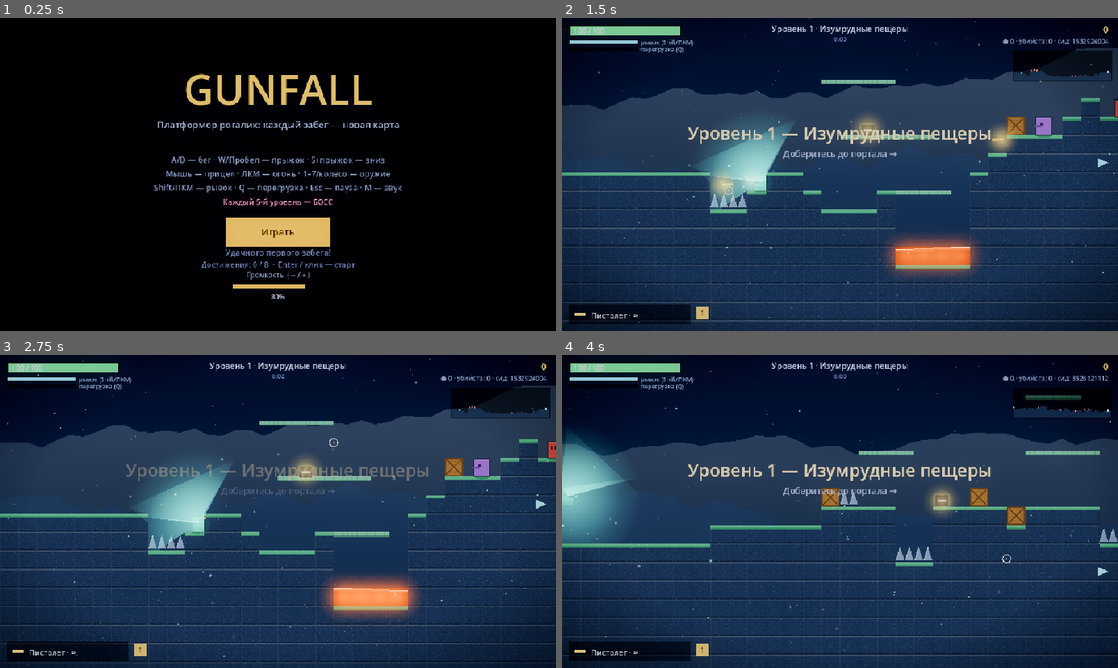
Above: before the commit, frames 1-4 (two rows, left to right).
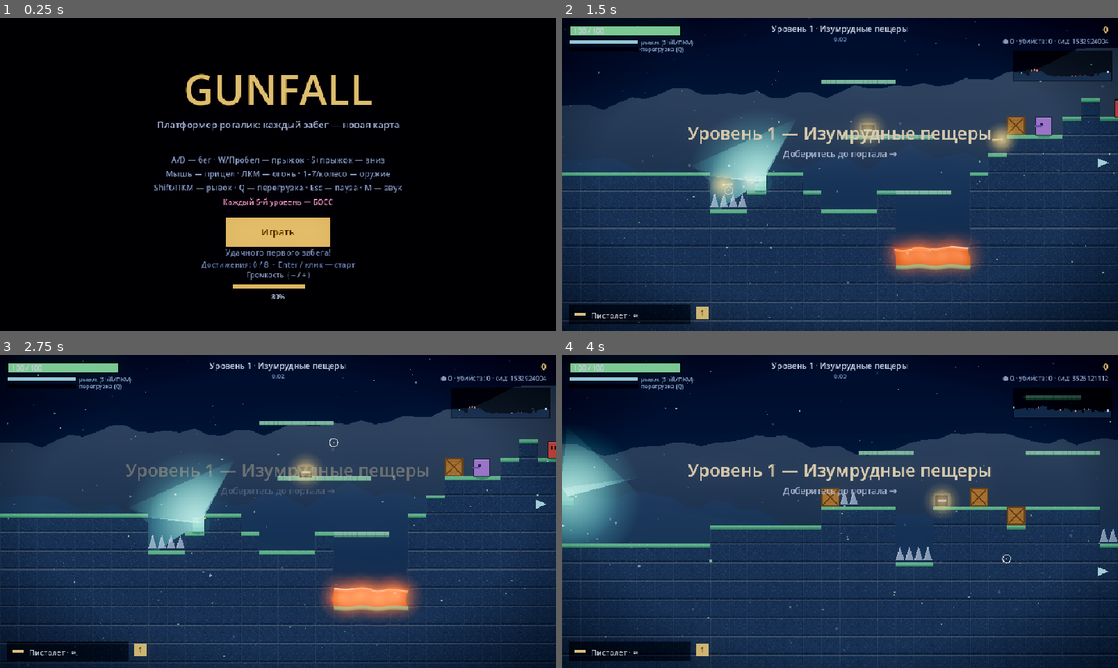
Above: after the commit, the same moments.

Repository: agent-carl/probable-enigma
Game: Godot game, scene res://Main.tscn
The game is run twice, just before and just after one commit, with the same random seed, the same clock (stepped at 60 frames per second) and the same inputs.
Inputs (mouse positions are in pixels of both pictures, inside the frame that each line leads up to):
- Up to frame 1 (0.25 s): no input
- Up to frame 2 (1.5 s): tap Enter at 0.5 s; move the mouse to (962, 158) at 0.52 s; hold D 0.53-1.28 s; hold Shift 0.53-1.28 s; click (962, 158) at 0.67 s; tap Space at 0.77, 1.07 s; move the mouse to (728, 190) at 1.27 s; hold S from 1.28 s (still down); tap Q at 1.35 s; click (728, 190) at 1.42 s
- Up to frame 3 (2.75 s): tap Space at 1.52, 1.82 s; move the mouse to (333, 442) at 2.02 s; release S at 2.03 s; hold D from 2.03 s (still down); tap 1 at 2.1 s; click (333, 442) at 2.17 s
- Up to frame 4 (4 s): move the mouse to (812, 574) at 2.77 s; release D at 2.78 s; hold W 2.78-3.53 s; tap P at 2.85 s; click (812, 574) at 2.92 s; tap Space at 3.02, 3.32, 3.77 s; move the mouse to (1006, 558) at 3.52 s; hold A from 3.53 s (still down); tap M at 3.6 s; click (1006, 558) at 3.67 s

The runs differ from the first frame. In frame 2, 0.2% of the frame differs, in the area x 57-75%, y 72-85%; in frame 3, 0.2%; in frame 4, less than 0.1%.

Commit message:
Screen-space post FX: heat haze, explosion refraction, aberration
Add a full-screen canvas shader (on a CanvasLayer, reading the screen
via hint_screen_texture) that distorts the rendered frame:
- heat-haze shimmer over on-screen lava cells,
- refraction ripples radiating from explosion/ult shockwaves,
- chromatic aberration that spikes on player damage and decays.

Source positions/radii are pushed each frame as uniform arrays (capped
16 lava, 8 ripples). Created only on non-headless; the headless suite
is unaffected. Verified under GL Compatibility: screen renders intact,
ripples warp nearby content, lava edges shimmer.

Co-Authored-By: Claude Opus 4.8 <noreply@anthropic.com>
Claude-Session: https://claude.ai/code/session_01CUUtNpiNcdpS7KL7R6tZmp

Diff:
--- a/godot/Game.gd
+++ b/godot/Game.gd
@@ -153,6 +153,10 @@
 var light_tex: GradientTexture2D = null  # мягкий радиальный «фонарик» для динамического света
 var world_env: WorldEnvironment = null   # HDR-bloom (свечение ярких источников)
 var bloom_on := true                     # переключатель свечения (в паузе)
+var fx_layer: CanvasLayer = null         # слой полноэкранного пост-эффекта (искажения)
+var fx_rect: ColorRect = null
+var fx_mat: ShaderMaterial = null
+var aberration := 0.0                    # хром. аберрация при уроне (затухает)
 var ground_tex: ImageTexture = null   # пиксель-текстура камня
 var grass_tex: ImageTexture = null    # текстура травянистой кромки
 var plat_tex: ImageTexture = null     # текстура односторонней платформы
@@ -208,6 +212,7 @@
 	_load_settings()
 	if DisplayServer.get_name() != "headless":
 		_setup_bloom()
+		_setup_fx()
 	_apply_volume()
 	if not test_mode and DisplayServer.get_name() != "headless":
 		_setup_audio()
@@ -248,6 +253,7 @@
 		return
 	gather_input()
 	sim_step()
+	_update_fx()
 	queue_redraw()
 
 func _demo_step() -> void:
@@ -326,6 +332,7 @@
 		shop_continue()
 	if state == "dead" and not ("--dead" in OS.get_cmdline_args()):
 		start_run(12345 + demo_frame, "DEMO")
+	_update_fx()
 	queue_redraw()
 	demo_frame += 1
 	if demo_frame in [90, 150, 210]:
@@ -1254,6 +1261,7 @@
 	P.vx = clampf(P.vx + from_dir * 4.0, -8, 8)
 	P.vy = min(P.vy, -4.0)
 	shake = min(14.0, shake + 7.0)
+	aberration = min(1.0, aberration + 0.9)
 	play_sfx("hurt")
 	# индикатор направления источника урона
 	var ang: float
@@ -2588,6 +2596,97 @@
 	if world_env and world_env.environment:
 		world_env.environment.glow_enabled = bloom_on
 
+const FX_SHADER := """
+shader_type canvas_item;
+uniform sampler2D screen_tex : hint_screen_texture, filter_linear;
+uniform vec2 screen_size;
+uniform float t;
+uniform float aberration;
+uniform int heat_count;
+uniform vec4 heat_pts[16];   // xy=пиксель, z=радиус, w=сила
+uniform int ripple_count;
+uniform vec4 ripples[8];     // xy=центр, z=радиус, w=сила
+void fragment() {
+	vec2 uv = SCREEN_UV;
+	vec2 px = uv * screen_size;
+	vec2 off = vec2(0.0);
+	for (int i = 0; i < heat_count; i++) {
+		vec4 h = heat_pts[i];
+		float d = distance(px, h.xy);
+		if (d < h.z) {
+			float f = 1.0 - d / h.z;
+			off.x += sin(px.y * 0.13 + t * 4.2) * f * h.w;
+			off.y += cos(px.x * 0.11 + t * 3.1) * f * h.w * 0.6;
+		}
+	}
+	for (int i = 0; i < ripple_count; i++) {
+		vec4 r = ripples[i];
+		float d = distance(px, r.xy);
+		float ring = abs(d - r.z);
+		if (ring < 22.0 && d > 0.001) {
+			vec2 dir = (px - r.xy) / d;
+			float amp = (1.0 - ring / 22.0) * r.w;
+			off += dir * amp * sin((d - r.z) * 0.35);
+		}
+	}
+	vec2 duv = off / screen_size;
+	float ab = aberration * 0.005 + length(off) * 0.0006;
+	vec3 col;
+	col.r = texture(screen_tex, uv + duv + vec2(ab, 0.0)).r;
+	col.g = texture(screen_tex, uv + duv).g;
+	col.b = texture(screen_tex, uv + duv - vec2(ab, 0.0)).b;
+	COLOR = vec4(col, 1.0);
+}
+"""
+
+func _setup_fx() -> void:
+	# полноэкранный экранный пост-эффект: марево, рябь взрывов, аберрация урона
+	var sh := Shader.new()
+	sh.code = FX_SHADER
+	fx_mat = ShaderMaterial.new()
+	fx_mat.shader = sh
+	fx_mat.set_shader_parameter("screen_size", Vector2(VW, VH))
+	fx_rect = ColorRect.new()
+	fx_rect.material = fx_mat
+	fx_rect.set_anchors_preset(Control.PRESET_FULL_RECT)
+	fx_rect.size = Vector2(VW, VH)
+	fx_rect.mouse_filter = Control.MOUSE_FILTER_IGNORE
+	fx_layer = CanvasLayer.new()
+	fx_layer.layer = 3   # выше мира, ниже... (HUD пока в _draw мира — допустимо)
+	fx_layer.add_child(fx_rect)
+	add_child(fx_layer)
+
+func _update_fx() -> void:
+	# обновляем параметры искажения каждый кадр (источники → uniform-массивы)
+	if fx_mat == null:
+		return
+	aberration = maxf(0.0, aberration - 0.04)
+	fx_mat.set_shader_parameter("t", tick * 0.05)
+	fx_mat.set_shader_parameter("aberration", aberration)
+	# тепловое марево над видимыми тайлами лавы
+	var heat := PackedVector4Array()
+	if not level.is_empty():
+		for lp in level.get("lava_cells", []):
+			var sp: Vector2 = lp - _cam_draw
+			if sp.x > -40.0 and sp.x < VW + 40.0 and sp.y > -40.0 and sp.y < VH + 40.0:
+				heat.append(Vector4(sp.x, sp.y - 6.0, 70.0, 1.6))
+				if heat.size() >= 16:
+					break
+	fx_mat.set_shader_parameter("heat_count", heat.size())
+	if heat.size() > 0:
+		fx_mat.set_shader_parameter("heat_pts", heat)
+	# рябь от ударных волн взрывов
+	var rip := PackedVector4Array()
+	for s in shockwaves:
+		var sp2: Vector2 = Vector2(s.x, s.y) - _cam_draw
+		var stren: float = clampf(s.life / 16.0, 0.0, 1.0) * 6.0
+		rip.append(Vector4(sp2.x, sp2.y, s.r, stren))
+		if rip.size() >= 8:
+			break
+	fx_mat.set_shader_parameter("ripple_count", rip.size())
+	if rip.size() > 0:
+		fx_mat.set_shader_parameter("ripples", rip)
+
 func _build_light_tex() -> void:
 	# мягкий радиальный «фонарик»: яркое ядро → плавное затухание в прозрачность.
 	# Накладывается обычным блендом, осветляя сцену под источником (свет-пятно).
Not shown, changed: godot/README.md
